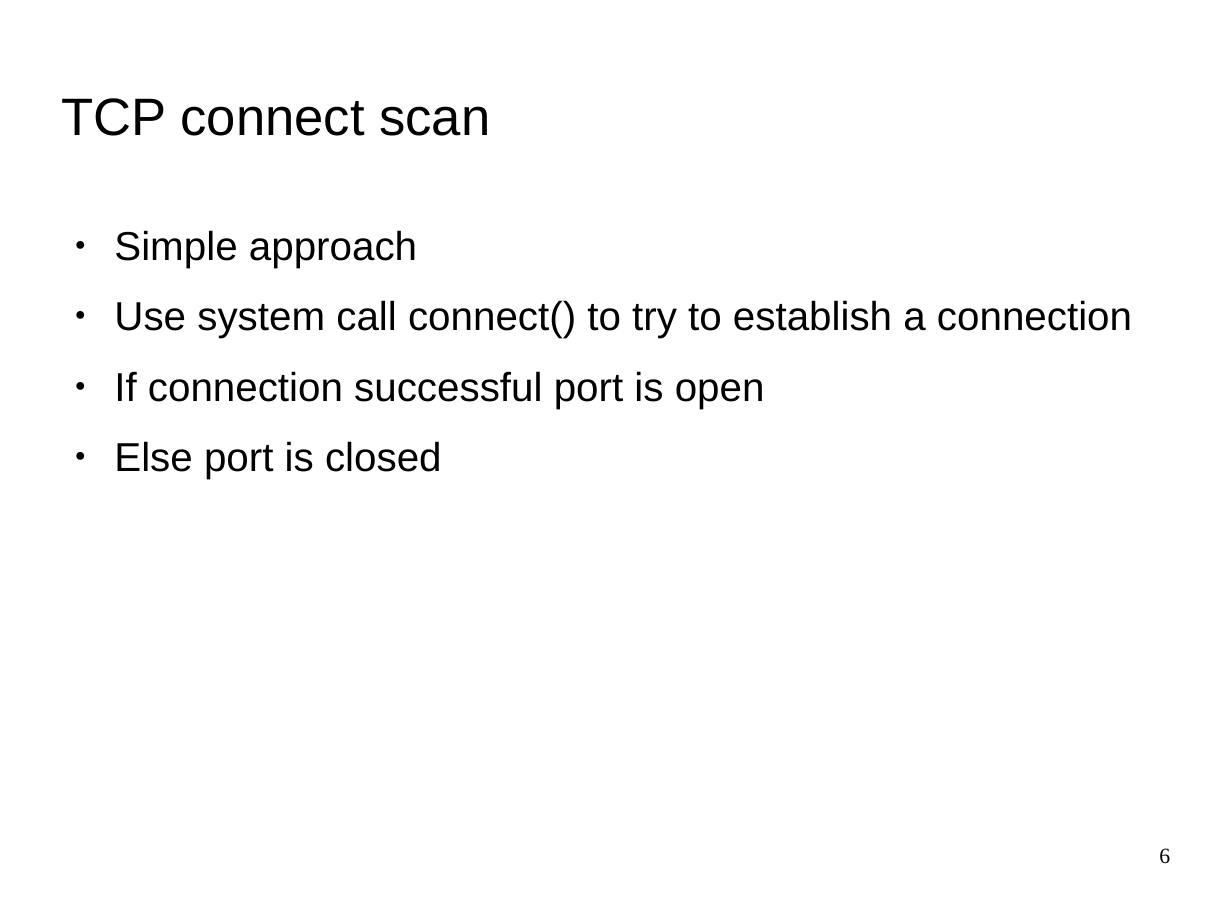
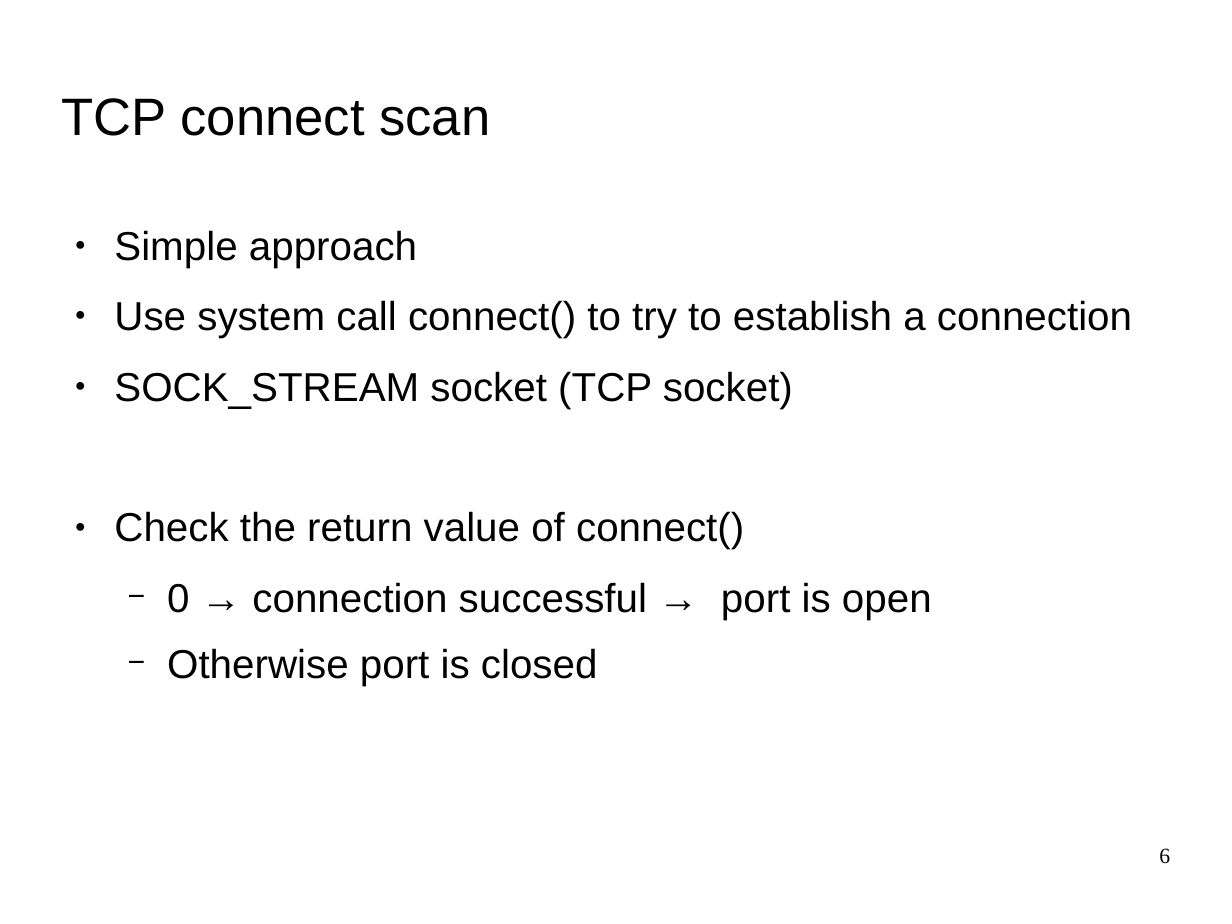
Before and after one commit to herrBez/PortScanner, a slide deck: slide 6 of slides/presentation.odp. Drawn at 1232x924 pixels with LibreOffice and Linux fonts; fonts in the diff are those of the drawing; background and template pictures are left out. Boxes give left, top, right and bottom in pixels: in the first picture for what was removed or moved away, otherwise in the second. Text is boxed around its words. In the diff, an @@ line names an element or a change of style, - is before the commit and + after.

```diff
--- a/slides/presentation.odp
+++ b/slides/presentation.odp
@@ text at (x1=114, y1=371, x2=932, y2=686): text changed @@
-● If connection successful port is open
-● Else port is closed
+● SOCK_STREAM socket (TCP socket)
+● Check the return value of connect()
+  − 0 → connection successful → port is open
+  − Otherwise port is closed
```
Also in this commit, not shown: 3 other slides changed, 1 slide removed, 3 other files.
